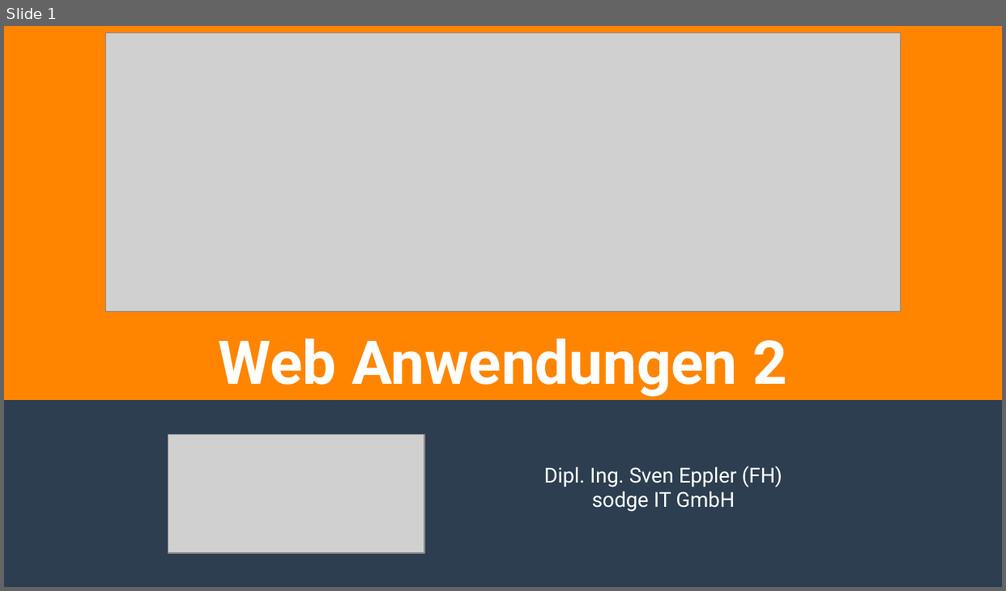
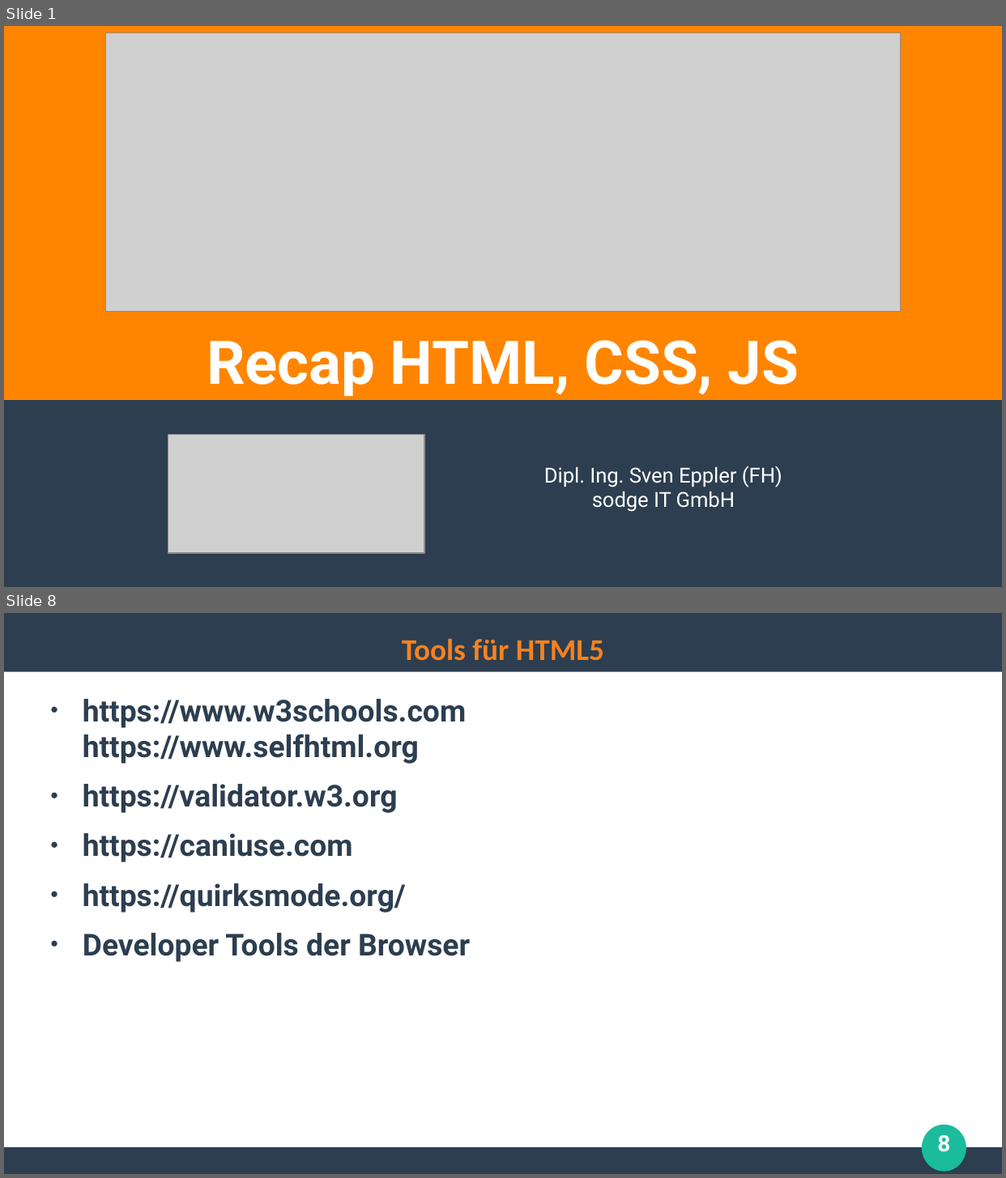
Before and after one commit to ghandmann/HS-AlbSig-WebAnwendungen2, a slide deck: Kapitel/01_Recap_HTML_CSS_JS.odp. Shown one above the other, each under a label of ours: slide 1 before the commit, slides 1 and 8 after it; the slides between them are not shown. The pictures are 1006x591 and 1006x1178 pixels, drawn with LibreOffice and Linux fonts; fonts in the diff are those of the drawing; grey boxes stand for pictures. Boxes give left, top, right and bottom in pixels: in the first picture for what was removed or moved away, otherwise in the second. Text is boxed around its words. In the diff, an @@ line names an element or a change of style, - is before the commit and + after.

```diff
--- a/Kapitel/01_Recap_HTML_CSS_JS.odp
+++ b/Kapitel/01_Recap_HTML_CSS_JS.odp
@@ slide 8 added at (x1=4, y1=613, x2=1002, y2=1174), background #FFFFFF @@
@@ rectangle added at (x1=4, y1=613, x2=1002, y2=672), fill #2C3E50 @@
@@ title added at (x1=402, y1=639, x2=604, y2=661), 24 pt, text #F58220, bold @@
+Tools für HTML5
@@ text added at (x1=83, y1=699, x2=470, y2=962), 24 pt, text #2C3E50, bold @@
+● https://www.w3schools.com
+  https://www.selfhtml.org
+● https://validator.w3.org
+● https://caniuse.com
+● https://quirksmode.org/
+● Developer Tools der Browser
@@ ellipse added at (x1=923, y1=1125, x2=966, y2=1172), fill #1ABC9C @@
@@ page number added at (x1=937, y1=1135, x2=950, y2=1152), 18 pt, text #FFFFFF, bold @@
+8
@@ rectangle added at (x1=4, y1=1148, x2=1002, y2=1174), fill #2C3E50 @@
@@ slide 1 changed as well @@
@@ title at (x1=206, y1=340, x2=799, y2=396): text changed @@
-Web Anwendungen 2
+Recap HTML, CSS, JS
```
Also in this commit, not shown: 23 other slides added, 2 slides removed, 7 other files.
